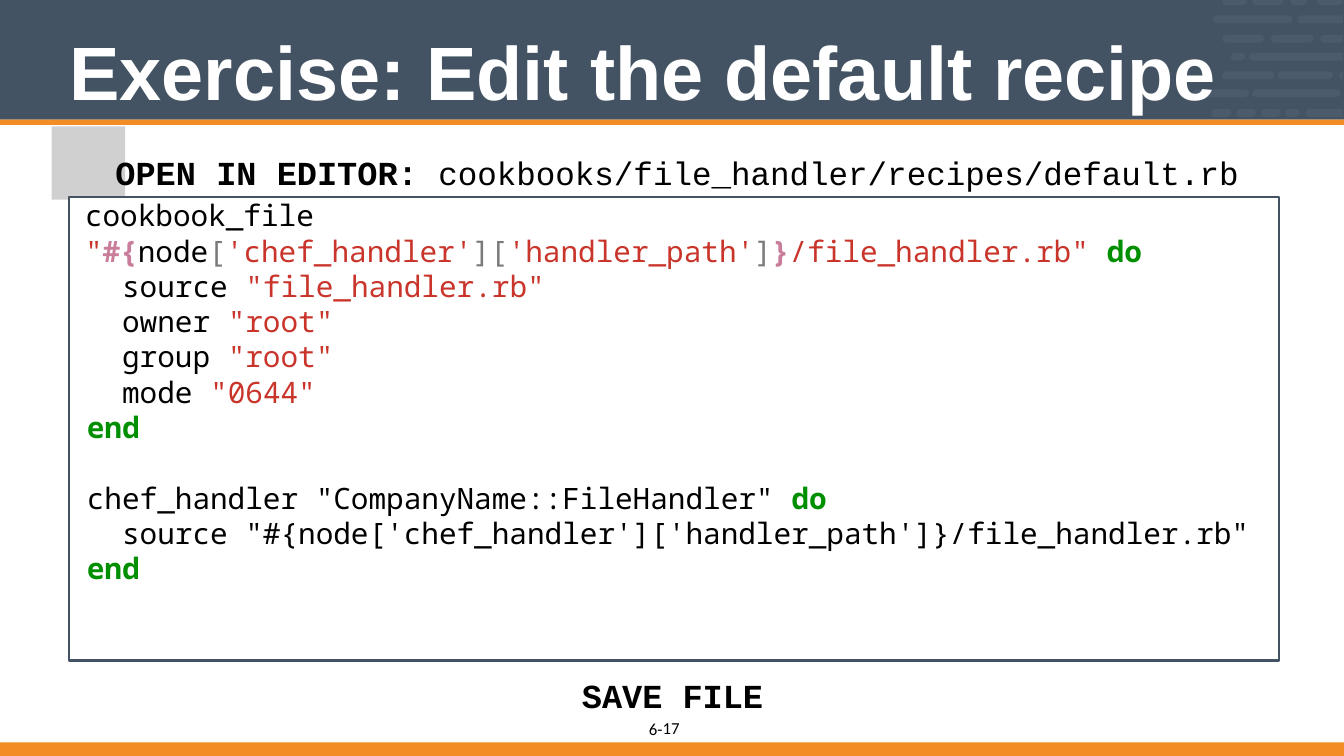
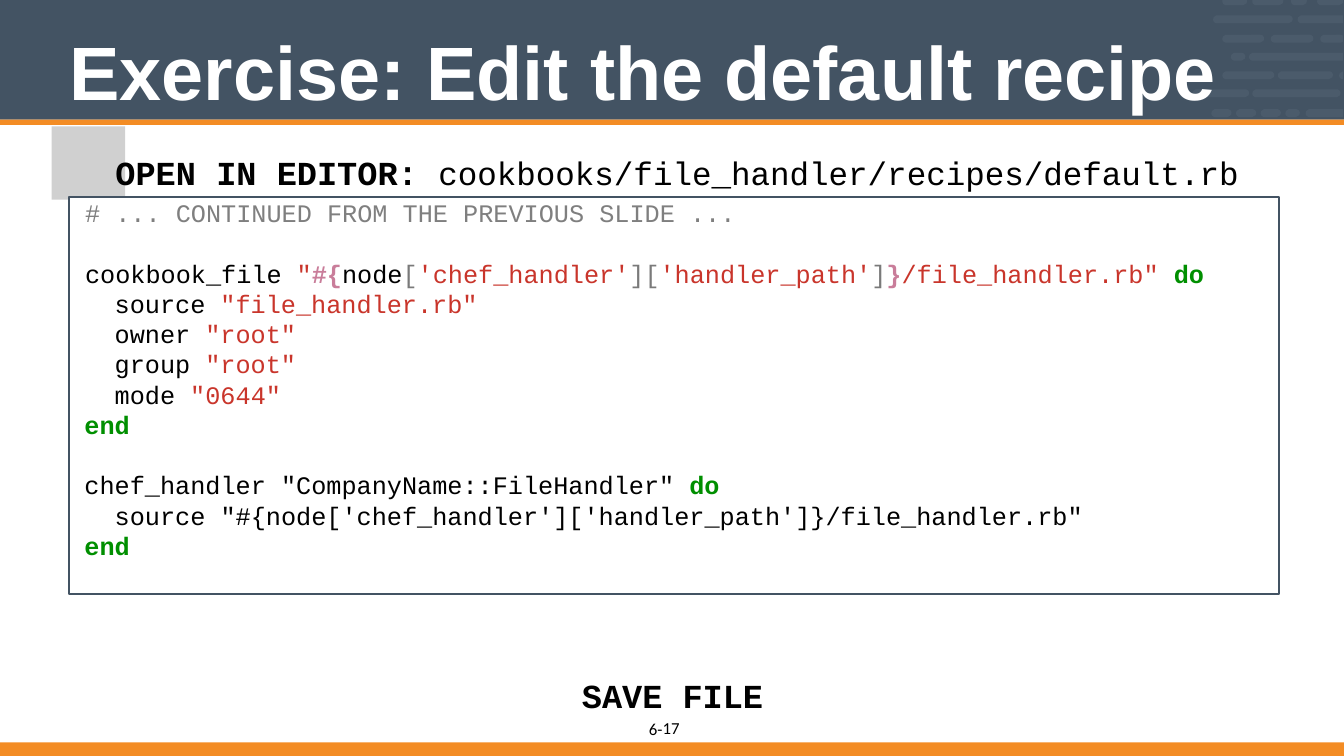
Before and after one commit to vinyar/chef-intermediate, a slide deck: slide 17 of 06-implementing_chef_handlers-file_handler.pptx. Drawn at 1344x756 pixels with LibreOffice and Linux fonts; fonts in the diff are those of the drawing; grey boxes stand for pictures. Boxes give left, top, right and bottom in pixels: in the first picture for what was removed or moved away, otherwise in the second. Text is boxed around its words. In the diff, an @@ line names an element or a change of style, - is before the commit and + after.

```diff
--- a/06-implementing_chef_handlers-file_handler.pptx
+++ b/06-implementing_chef_handlers-file_handler.pptx
@@ rectangle "# ... CONTINUED FROM THE ...": place and size @@
-rectangle "# ... CONTINUED FROM THE ..." at bbox=[70, 197, 1279, 661]
+rectangle "# ... CONTINUED FROM THE ..." at bbox=[70, 197, 1279, 594]
@@ text in rectangle at bbox=[176, 205, 675, 222]: paragraph added @@
+# ... CONTINUED FROM THE PREVIOUS SLIDE ...
@@ text in rectangle at bbox=[84, 264, 1204, 556]: size 28 to 24 pt, font Noto Sans Mono to Courier New in "cookbook_file "#{node['chef_handler']['handler_path']}/file_ ...", "source "file_handler.rb"", "owner "root"", "group "root"" and 5 more places @@
```
Also in this commit, not shown: 4 other slides changed.
